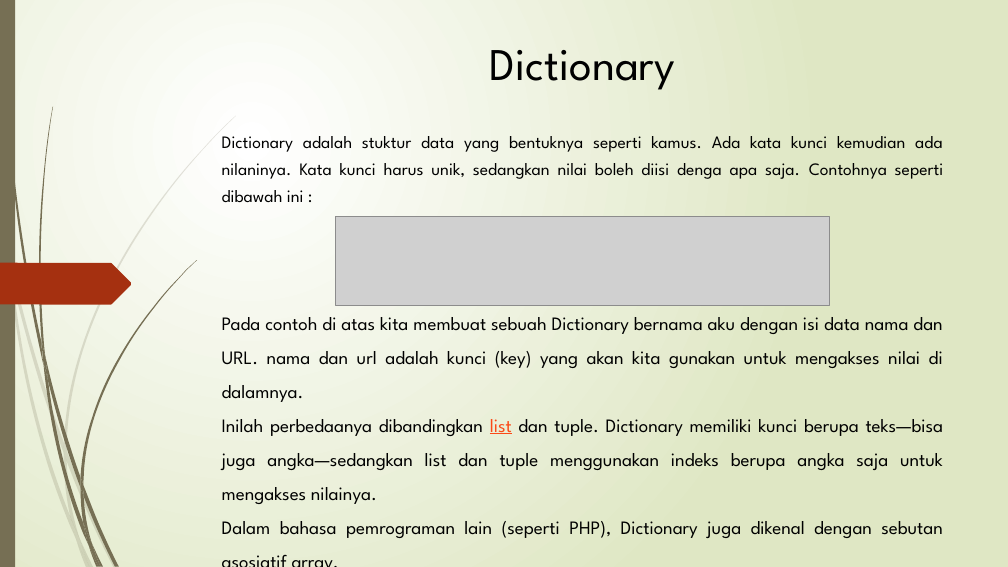
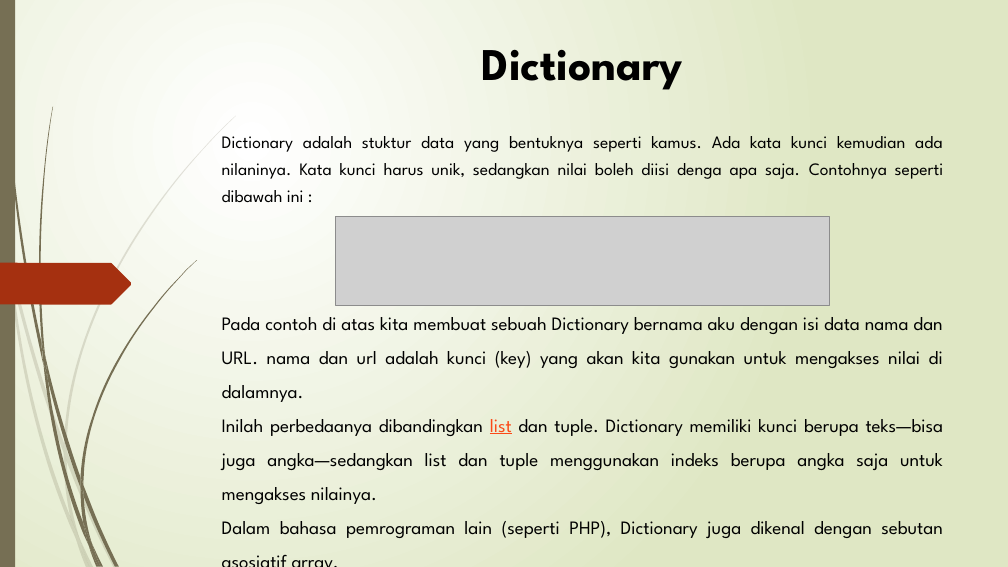
Before and after one commit to RizkyNugraha46/Pengantar-Deep-Learning, a slide deck: slide 26 of Tugas 1/Pengenalan Python.pptx. Drawn at 1008x567 pixels with LibreOffice and Linux fonts; fonts in the diff are those of the drawing; grey boxes stand for pictures. Boxes give left, top, right and bottom in pixels: in the first picture for what was removed or moved away, otherwise in the second. Text is boxed around its words. In the diff, an @@ line names an element or a change of style, - is before the commit and + after.

```diff
--- a/Tugas 1/Pengenalan Python.pptx
+++ b/Tugas 1/Pengenalan Python.pptx
@@ title "Dictionary" at (x1=482, y1=49, x2=683, y2=90): bold on @@
```
Also in this commit, not shown: 1 other slide changed, 8 slides added.
